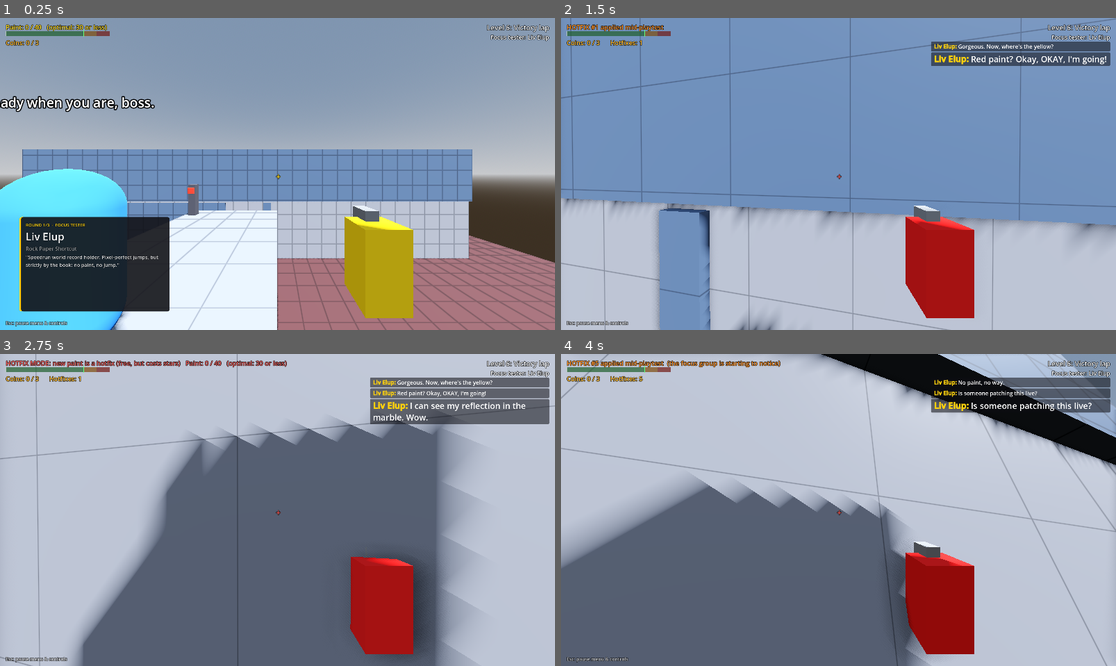
Above: before the commit, frames 1-4 (two rows, left to right).
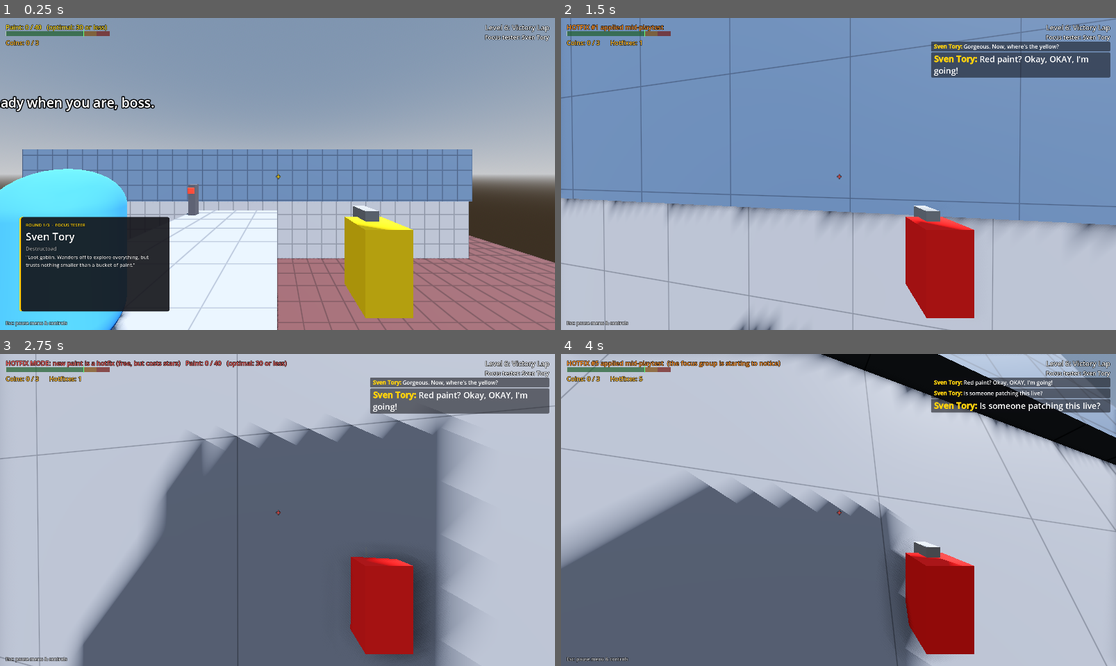
Above: after the commit, the same moments.

Repository: RSghr/yellow-paint
Game: Godot game, scene res://levels/level_06.tscn
Same seed, same stepped clock (60 frames per second), same inputs: the game is played once before the commit and once after it. This scene is started directly instead of the project's main scene.
Inputs (mouse positions are in pixels of both pictures, inside the frame that each line leads up to):
- Up to frame 1 (0.25 s): no input
- Up to frame 2 (1.5 s): tap Enter (start_test) at 0.5 s; move the mouse to (866, 174) at 0.52 s; hold Backspace (clear_paint) 0.53-1.28 s; hold W (move_forward) from 0.53 s (still down); click (866, 174) at 0.67 s; tap Space (jump) at 0.77 s; move the mouse to (810, 174) at 1.27 s; tap Z (lock_mouse) at 1.35 s
- Up to frame 3 (2.75 s): tap Space (jump) at 1.52 s; move the mouse to (333, 441) at 2.02 s; release W (move_forward) at 2.03 s; hold D (move_right) from 2.03 s (still down); hold N (next_level) from 2.03 s (still down)
- Up to frame 4 (4 s): release D (move_right) at 2.75 s; release N (next_level) at 2.75 s; drag from (810, 572) to (672, 463) at 2.77 s; move the mouse to (877, 513) at 3.52 s; hold W (move_forward) from 3.53 s (still down); hold Right mouse button (scrape) from 3.53 s (still down); tap Space (jump) at 3.77 s

The runs differ from the first frame. In frame 1, 1.4% of the frame differs, in the area x 4-99%, y 2-81%; in frame 2, 5.9%, in the area x 16-99%, y 2-100%; in frame 3, 2.3%; in frame 4, 1.0%.

Commit message:
edited the walls of the maze added music

Diff:
--- a/levels/level_06.tscn
+++ b/levels/level_06.tscn
@@ -10,14 +10,14 @@
 [node name="Level06" type="Node3D" unique_id=918810662]
 editor_description = "Level root. Set level_name, intro_text and the 3 rounds (tester + minimum) in the Inspector. See docs/LEVEL_DESIGN.md."
 script = ExtResource("lvl_script")
-level_name = "Victory lap"
+level_name = "Victory Lap"
 intro_text = ""
 post_launch = true
-tester_1 = "Liv Elup"
+tester_1 = "Sven Tory"
 minimum_1 = 25
 tester_2 = "Lou Tbox"
 minimum_2 = 25
-tester_3 = "Sven Tory"
+tester_3 = "Liv Elup"
 minimum_3 = 50
 
 [node name="RunnerSpawn" type="Marker3D" parent="." unique_id=1379500677]
@@ -67,11 +67,11 @@
 transform = Transform3D(1, 0, 0, 0, 1, 0, 0, 0, 1, 0, -3.6, 0)
 
 [node name="Door2" parent="Geometry/Maze" unique_id=292995611 instance=ExtResource("4_ifoay")]
-transform = Transform3D(-4.371139e-08, 0, 1, 0, 1, 0, -1, 0, -4.371139e-08, -15.526737, 1.651, -1.784547)
+transform = Transform3D(-4.371139e-08, 0, 1, 0, 1, 0, -1, 0, -4.371139e-08, -15.440527, 1.651, -1.784547)
 size = Vector3(0.5, 3.5, 12)
 
 [node name="Door3" parent="Geometry/Maze" unique_id=362674626 instance=ExtResource("4_ifoay")]
-transform = Transform3D(-4.371139e-08, 0, 1, 0, 1, 0, -1, 0, -4.371139e-08, -18.54369, 1.651, 1.293507)
+transform = Transform3D(-4.371139e-08, 0, 1, 0, 1, 0, -1, 0, -4.371139e-08, -18.428097, 1.651, 1.293507)
 
 [node name="Door5" parent="Geometry/Maze" unique_id=2000133983 instance=ExtResource("4_ifoay")]
 transform = Transform3D(1, 0, 0, 0, 1, 0, 0, 0, 1, -15.28004, 1.651, 7.0740776)
@@ -193,7 +193,7 @@
 size = Vector3(0.5, 3.5, 22.5)
 
 [node name="Door36" parent="Geometry/Maze" unique_id=1358886701 instance=ExtResource("4_ifoay")]
-transform = Transform3D(1, 0, 0, 0, 1, 0, 0, 0, 1, -21.324764, 1.651, -8.268141)
+transform = Transform3D(1, 0, 0, 0, 1, 0, 0, 0, 1, -21.166275, 1.651, -8.20148)
 size = Vector3(0.5, 3.5, 13.5)
 
 [node name="Interactables" type="Node3D" parent="." unique_id=1344542114]
Not shown, added: audio/music_credits.mp3.import
Not shown, added: audio/music_desk.mp3.import
Not shown, added: audio/music_game.mp3.import
Not shown, added: audio/music_credits.mp3
Not shown, added: audio/music_desk.mp3
Not shown, added: audio/music_game.mp3
